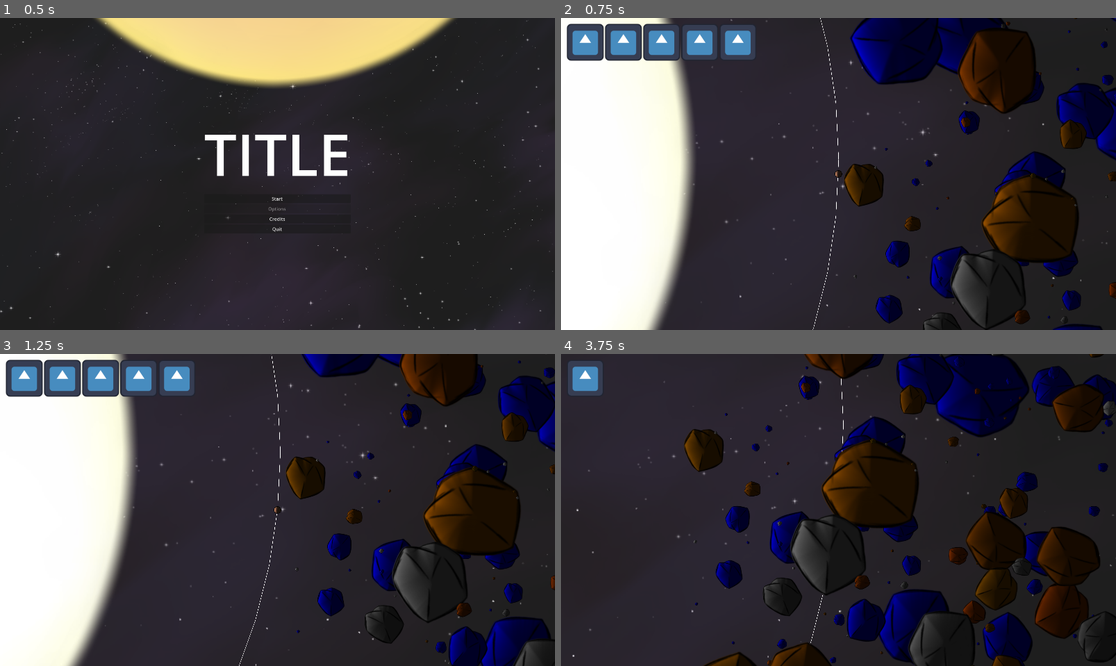
Above: before the commit, frames 1-4 (two rows, left to right).
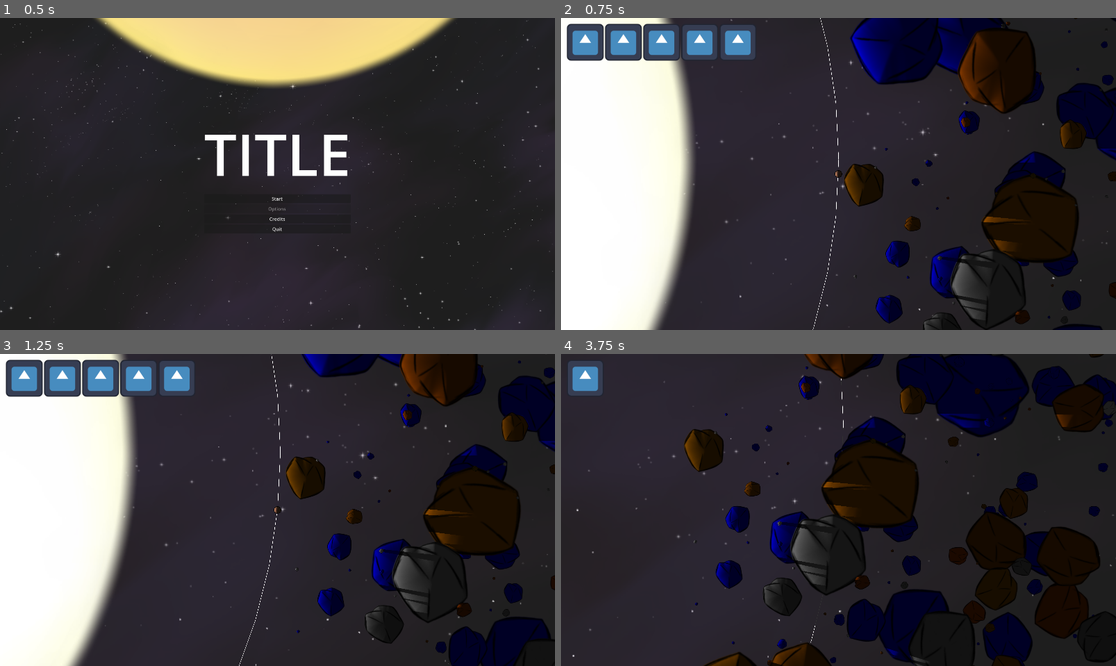
Above: after the commit, the same moments.

Repository: Aroweeri/gmtk2025
Game: Godot game, scene res://scenes/MainMenu.tscn
The game is run twice, just before and just after one commit, with the same random seed, the same clock (stepped at 60 frames per second) and the same inputs. The engine's default icon, where the game draws it, is replaced by a stand-in: a white triangle on a blue panel in a dark square.
Inputs:
- Up to frame 1 (0.5 s): no input
- Up to frame 2 (0.75 s): click "Start" at 0.5 s
- Up to frame 3 (1.25 s): no input
- Up to frame 4 (3.75 s): hold Up (ui_up) 1.28-2.03 s; hold Space (boost) 1.28-2.03 s; hold Down (ui_down) 2.03-2.78 s; tap Space (boost) at 2.1, 3.6 s; hold Space (boost) 2.78-3.53 s; hold Up (ui_up) from 2.78 s (still down)

Frame 1 is identical in both runs. In frame 2, 2.1% of the frame differs, in the area x 56-100%, y 0-100%; in frame 3, 3.0%; in frame 4, 6.1%, in the area x 34-99%, y 0-100%.

Commit message:
Fix light occluder.

Diff:
--- a/scenes/obstacle.tscn
+++ b/scenes/obstacle.tscn
@@ -27,6 +27,5 @@
 modulate = Color(0.753906, 0.753906, 0.753906, 1)
 texture = SubResource("CanvasTexture_i4xvc")
 
-[node name="LightOccluder2D" type="LightOccluder2D" parent="CollisionShape2D"]
-visible = false
+[node name="LightOccluder2D" type="LightOccluder2D" parent="CollisionShape2D/Sprite2D"]
 occluder = SubResource("OccluderPolygon2D_cjuko")
